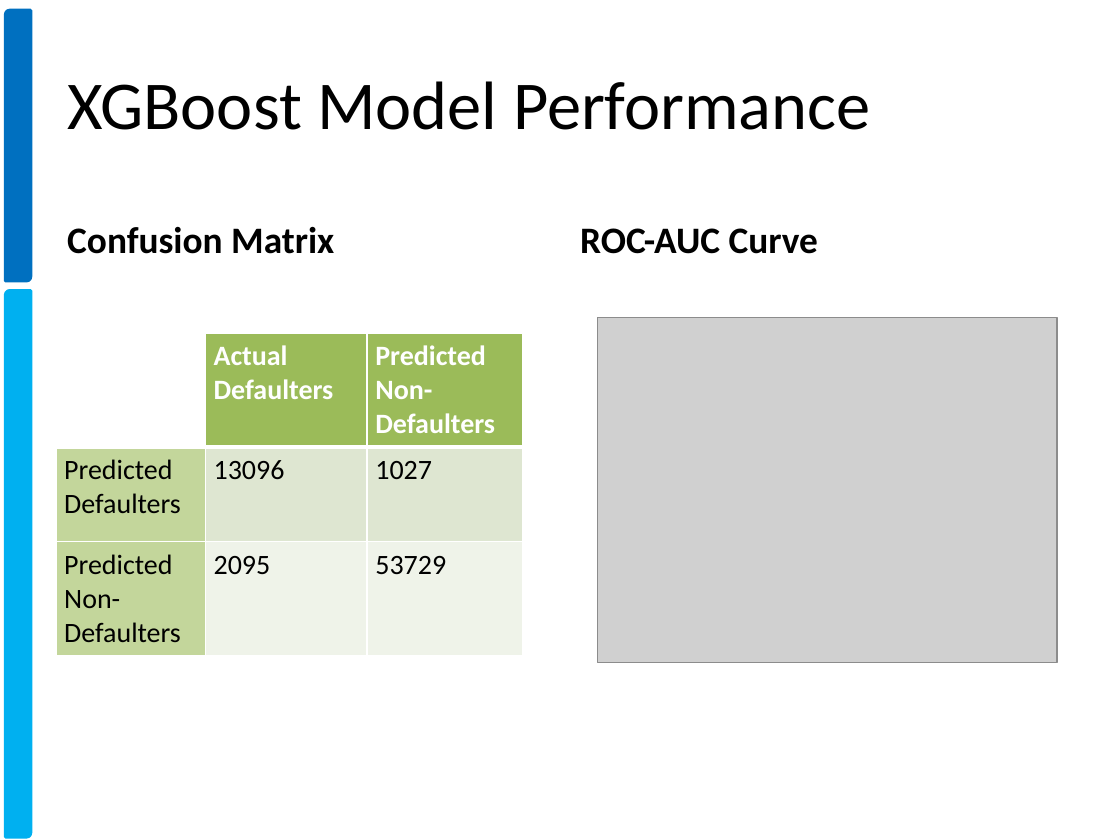
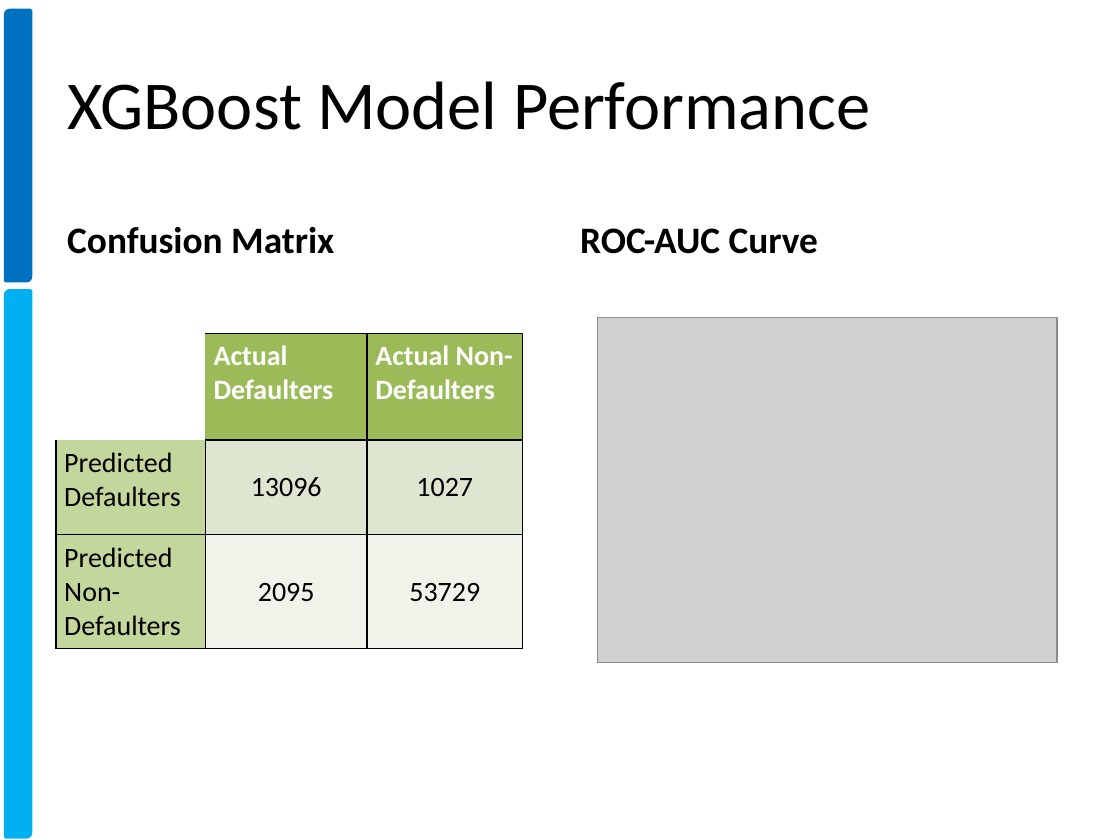
Before and after one commit to xavierigneous/Vehicle-Loan-Default-Prediction, a slide deck: slide 16 of Pravin Kumar/Vehicle Loan Default Prediction.pptx (slide 13 before the commit). Drawn at 1120x840 pixels with LibreOffice and Linux fonts; fonts in the diff are those of the drawing; grey boxes stand for pictures; background and template pictures are left out. Boxes give left, top, right and bottom in pixels: in the first picture for what was removed or moved away, otherwise in the second. Text is boxed around its words. In the diff, an @@ line names an element or a change of style, - is before the commit and + after.

```diff
--- a/Pravin Kumar/Vehicle Loan Default Prediction.pptx
+++ b/Pravin Kumar/Vehicle Loan Default Prediction.pptx
@@ table at (56, 333, 522, 646) @@
-row 1, column 3: Predicted Non-Defaulters
+row 1, column 3: Actual Non-Defaulters
@@ alignment left to centre @@
@@ borders changed @@
```
Also in this commit, not shown: 15 other slides changed, 4 slides added, 1 slide removed, 4 other files.
